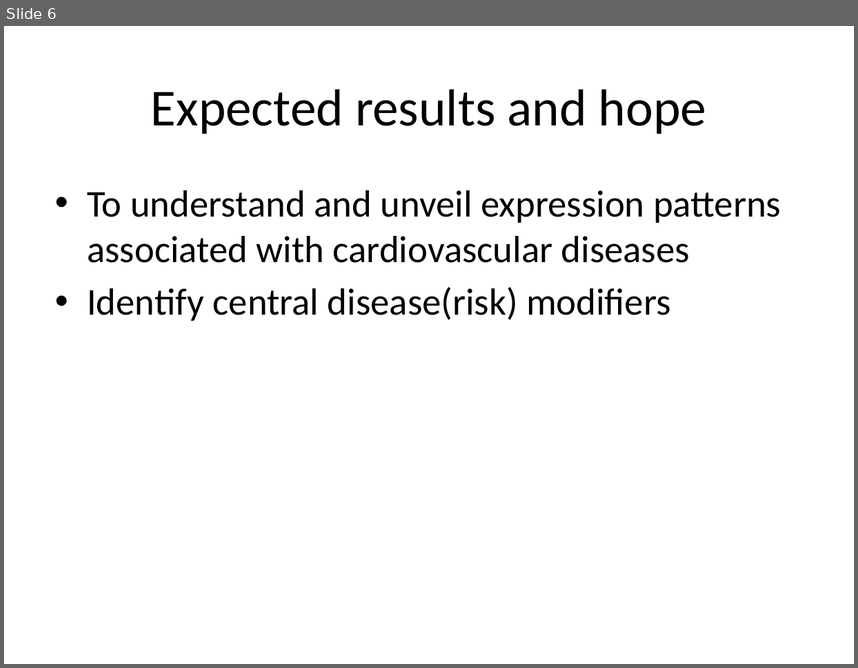
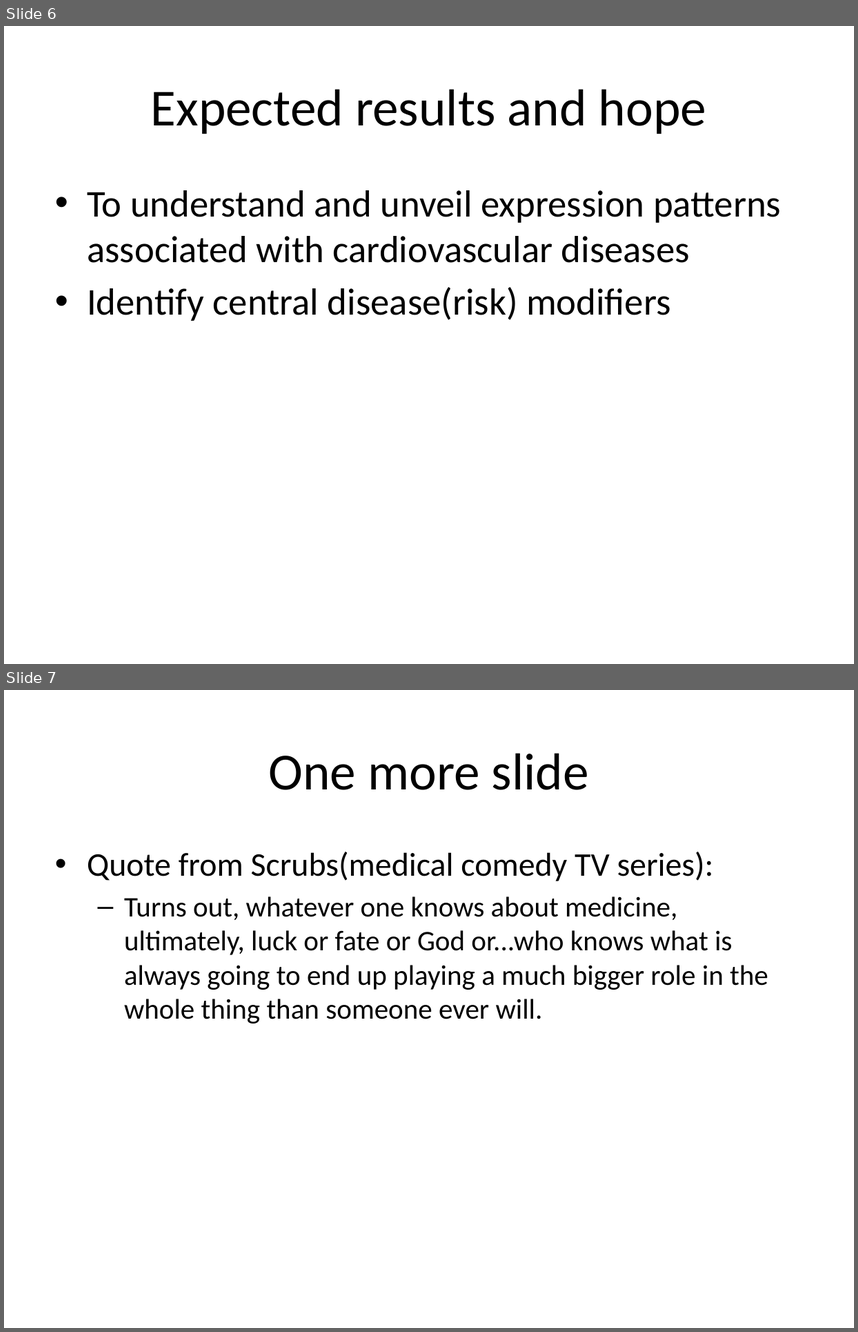
Before and after one commit to TaghiAliyev/Bio-Informatics-Internship, a slide deck: Presentations/Thesis skills 1.pptx. Shown one above the other, each under a label of ours: slide 6 before the commit, slides 6 and 7 after it. The pictures are 858x668 and 858x1332 pixels, drawn with LibreOffice and Linux fonts; fonts in the diff are those of the drawing. Boxes give left, top, right and bottom in pixels: in the first picture for what was removed or moved away, otherwise in the second. Text is boxed around its words. In the diff, an @@ line names an element or a change of style, - is before the commit and + after.

Commit message:
Added Dr.Cox reference to the presentation issueID #3

```diff
--- a/Presentations/Thesis skills 1.pptx
+++ b/Presentations/Thesis skills 1.pptx
@@ slide 7 added at bbox=[4, 690, 854, 1328], background #FFFFFF @@
@@ title added at bbox=[269, 753, 589, 790], 44 pt, text #000000 @@
+One more slide
@@ text added at bbox=[87, 851, 769, 1023], 24 pt, text #000000 @@
+• Quote from Scrubs(medical comedy TV series):
+  – Turns out, whatever one knows about medicine, ultimately, luck or fate or God or...who knows what is always going to end up playing a much bigger role in the whole thing than someone ever will.
```
